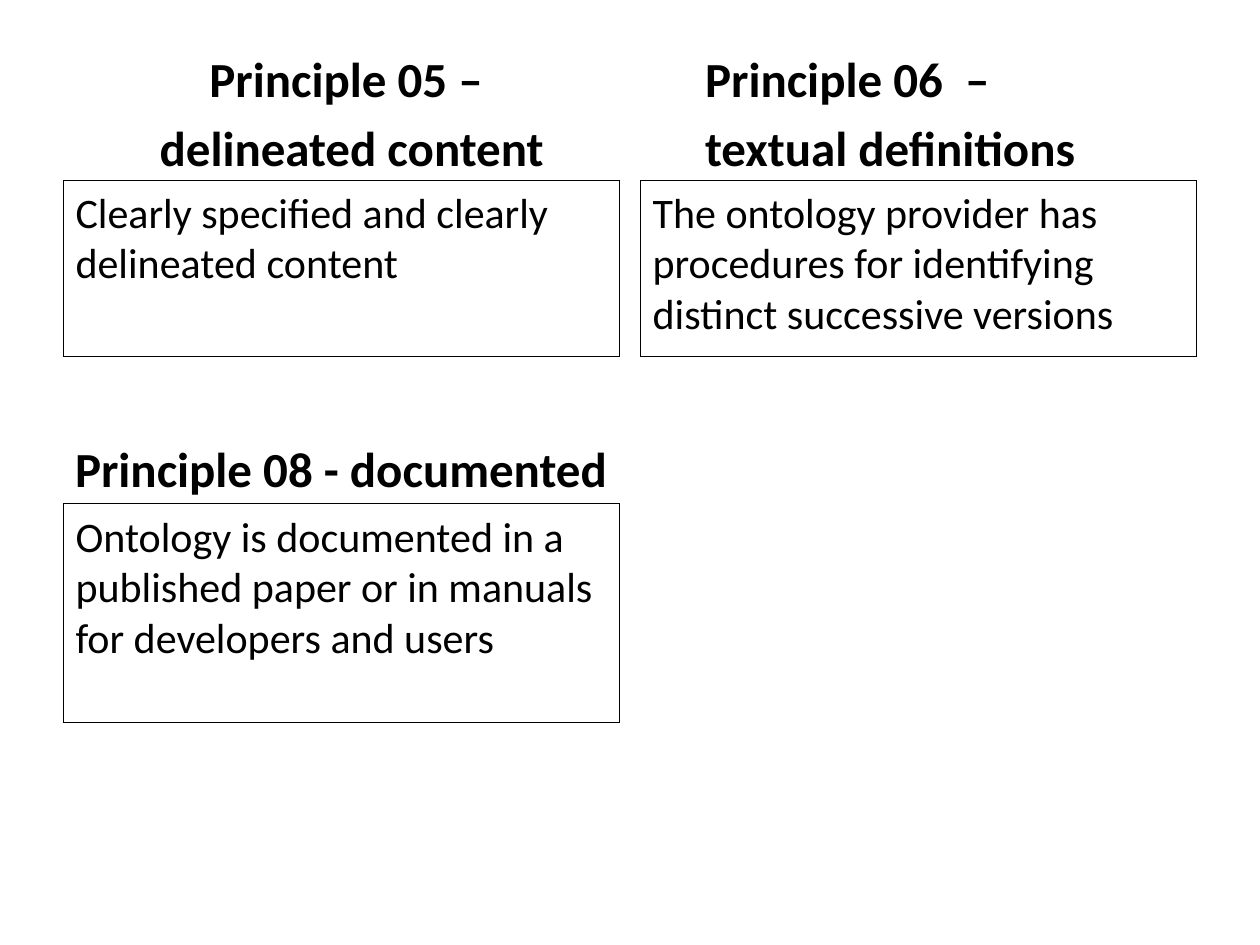
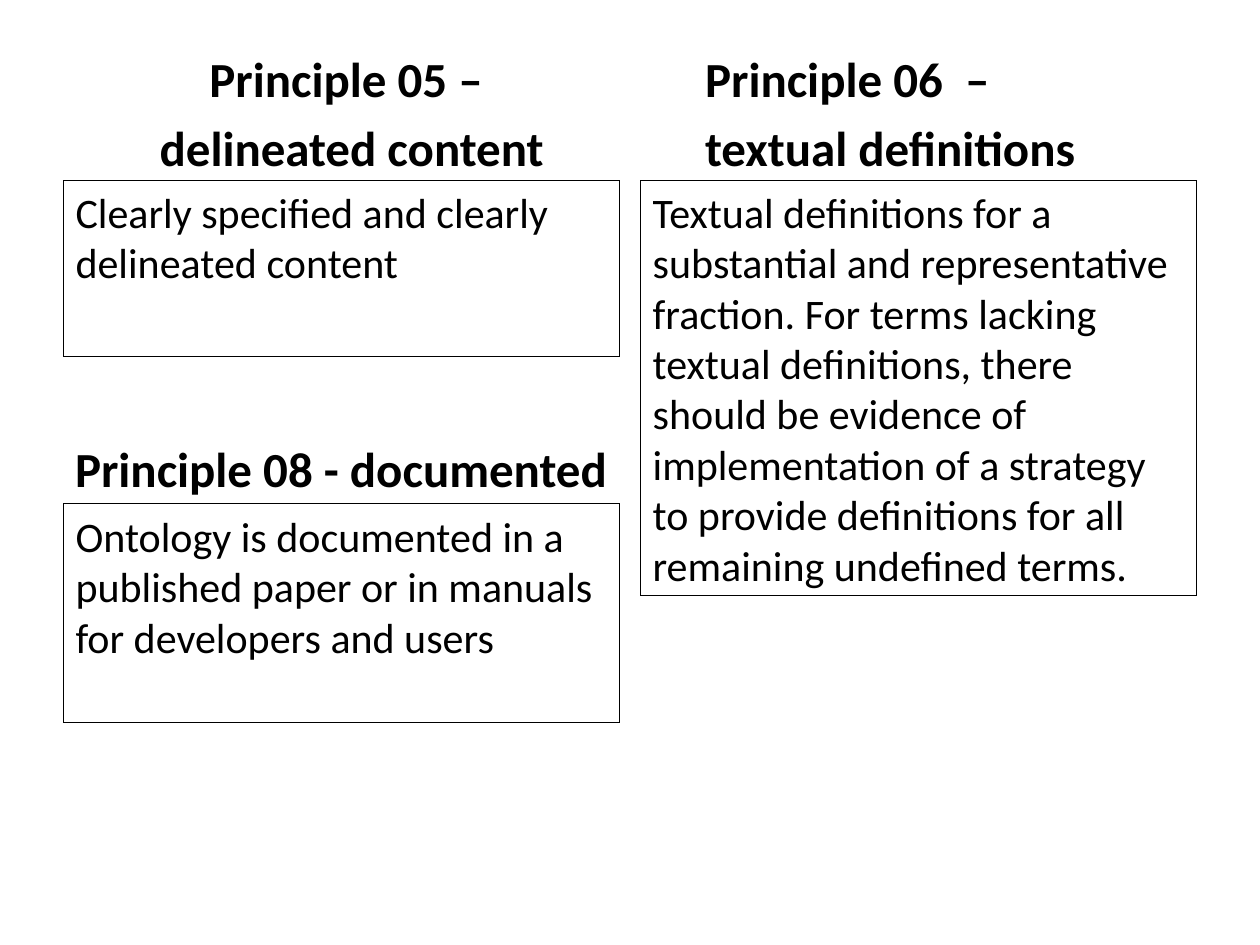
Before and after one commit to NESCent/ontologies-in-evobio-course-2013, a slide deck: slide 7 of material_for_course/mon/BestPractices.pptx. Drawn at 1260x945 pixels with LibreOffice and Linux fonts; fonts in the diff are those of the drawing. Boxes give left, top, right and bottom in pixels: in the first picture for what was removed or moved away, otherwise in the second. Text is boxed around its words. In the diff, an @@ line names an element or a change of style, - is before the commit and + after.

```diff
--- a/material_for_course/mon/BestPractices.pptx
+++ b/material_for_course/mon/BestPractices.pptx
@@ text "Textual definitions for a substantial ...": place and size @@
-text "Textual definitions for a substantial ..." at (640,180,1197,357)
+text "Textual definitions for a substantial ..." at (640,180,1197,596)
@@ text at (653,198,1168,589): text changed @@
-The ontology provider has procedures for identifying distinct successive versions
+Textual definitions for a substantial and representative fraction. For terms lacking textual definitions, there should be evidence of implementation of a strategy to provide definitions for all remaining undefined terms.
```
Also in this commit, not shown: 1 other slide changed.
